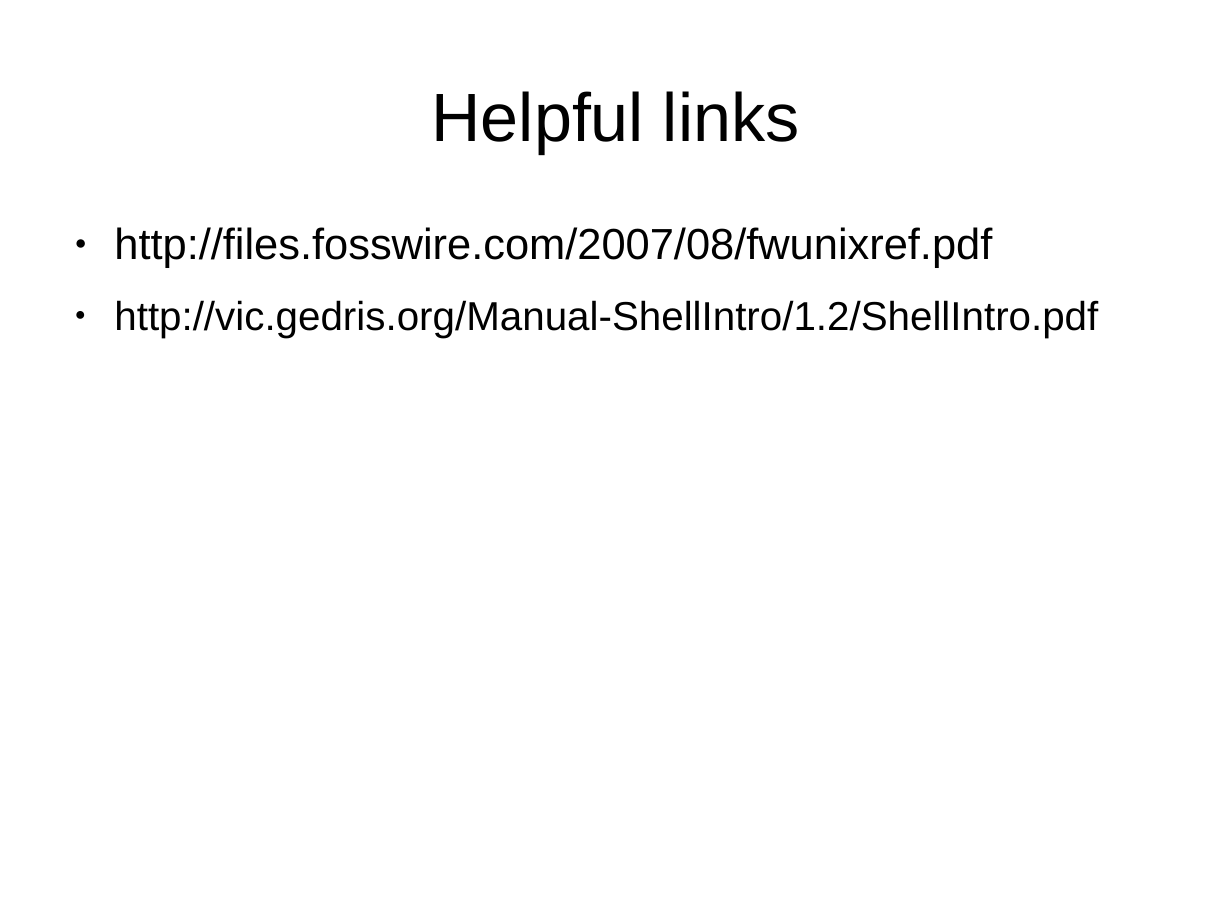
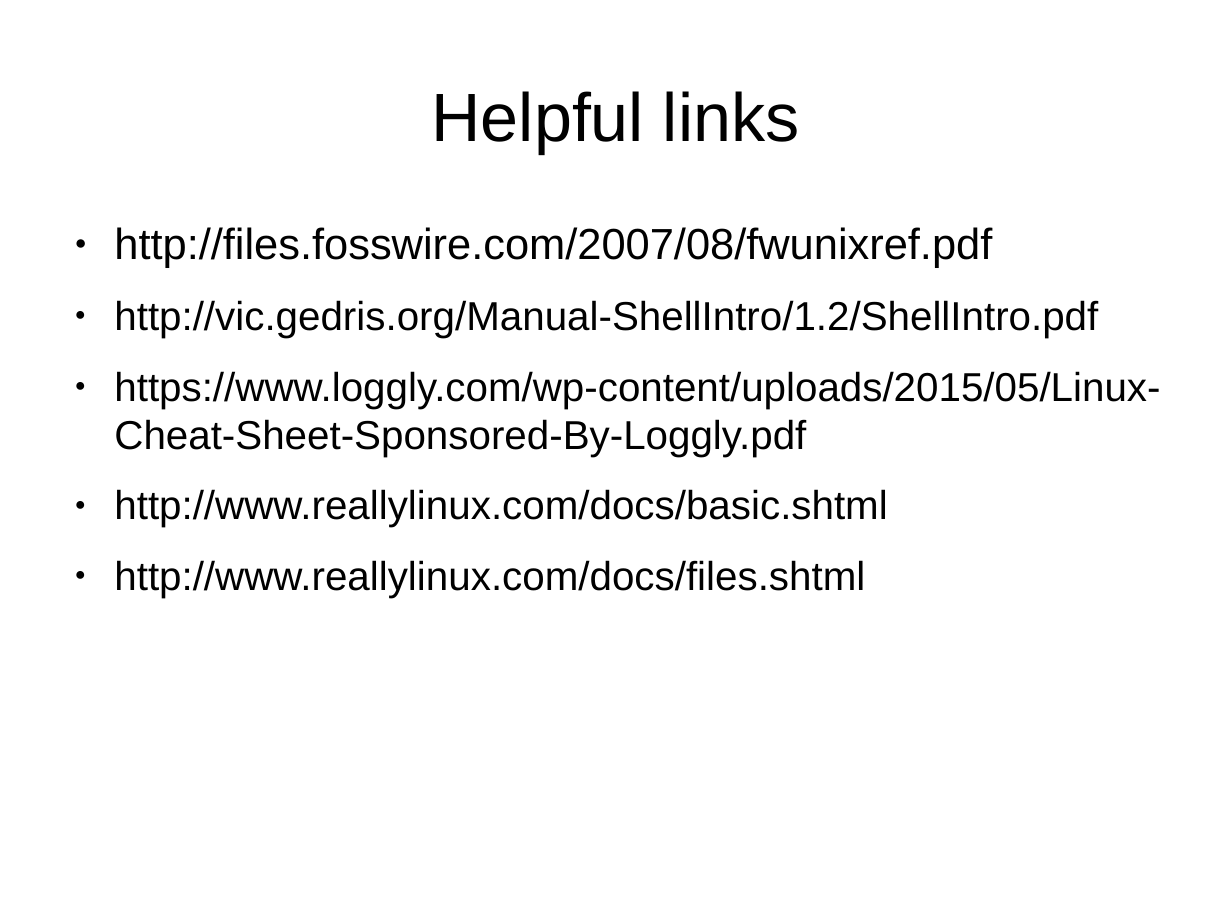
Before and after one commit to CochiseLinuxUsersGroup/Presentations, a slide deck: slide 10 of Terminal_For_Beginners.odp. Drawn at 1232x924 pixels with LibreOffice and Linux fonts; fonts in the diff are those of the drawing. Boxes give left, top, right and bottom in pixels: in the first picture for what was removed or moved away, otherwise in the second. Text is boxed around its words. In the diff, an @@ line names an element or a change of style, - is before the commit and + after.

```diff
--- a/Terminal_For_Beginners.odp
+++ b/Terminal_For_Beginners.odp
@@ text at box(114, 371, 1160, 598): paragraphs added @@
+● https://www.loggly.com/wp-content/uploads/2015/05/Linux-Cheat-Sheet-Sponsored-By-Loggly.pdf
+● http://www.reallylinux.com/docs/basic.shtml
+● http://www.reallylinux.com/docs/files.shtml
```
Also in this commit, not shown: 1 other slide changed, 2 slides added, 1 other file.
